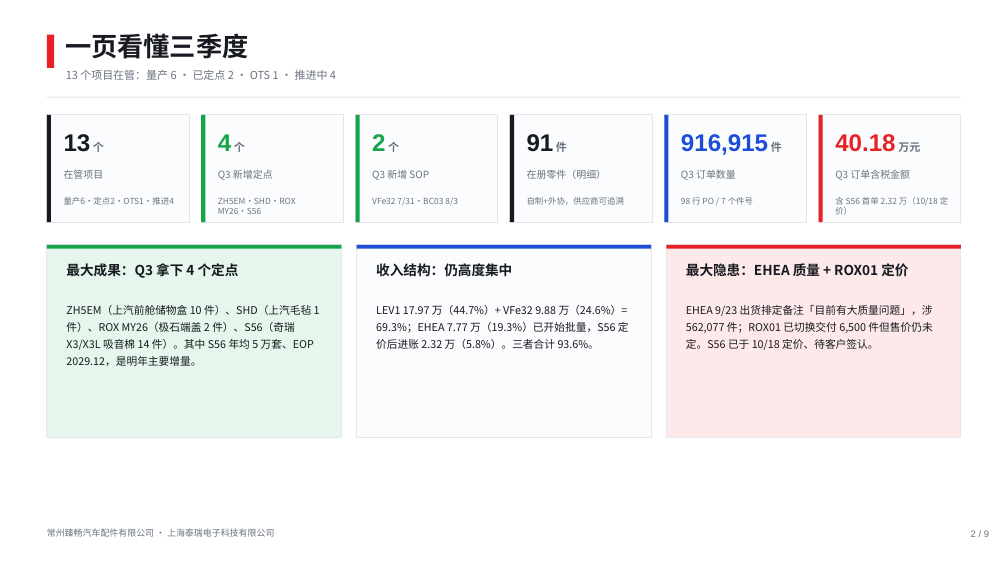
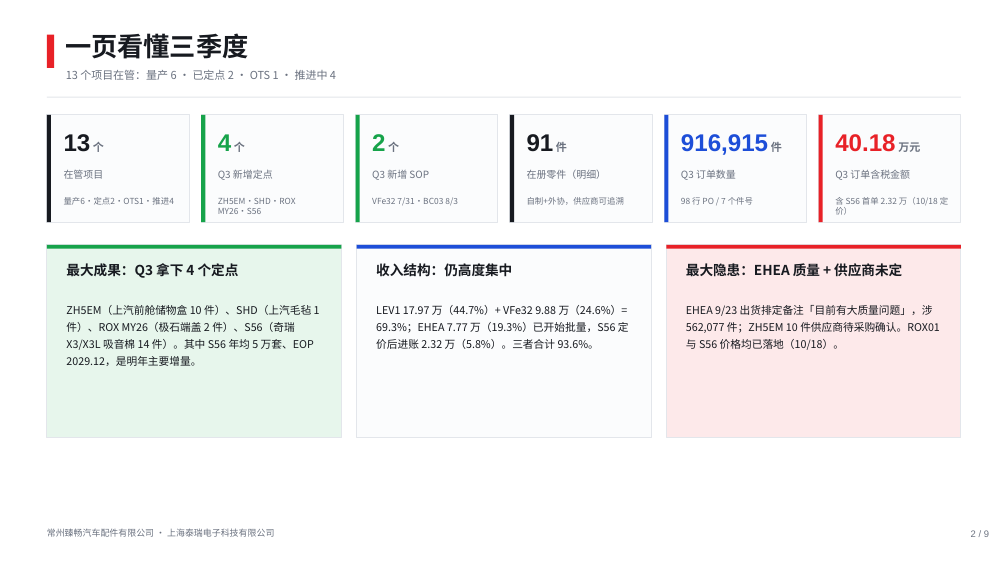
Before and after one commit to Ranmao-pinapple/team-dashboard, a slide deck: slide 2 of files/臻畅-2026Q3-项目汇报-浅色版-20261018.pptx. Drawn at 1008x567 pixels with LibreOffice and Linux fonts; fonts in the diff are those of the drawing. Boxes give left, top, right and bottom in pixels: in the first picture for what was removed or moved away, otherwise in the second. Text is boxed around its words. In the diff, an @@ line names an element or a change of style, - is before the commit and + after.

```diff
--- a/files/臻畅-2026Q3-项目汇报-浅色版-20261018.pptx
+++ b/files/臻畅-2026Q3-项目汇报-浅色版-20261018.pptx
@@ text at [686,261,902,279]: text changed @@
-最大隐患：EHEA 质量 + ROX01 定价
+最大隐患：EHEA 质量 + 供应商未定
@@ text at [686,305,940,350]: text changed @@
-EHEA 9/23 出货排定备注「目前有大质量问题」，涉 562,077 件；ROX01 已切换交付 6,500 件但售价仍未定。S56 已于 10/18 定价、待客户签认。
+EHEA 9/23 出货排定备注「目前有大质量问题」，涉 562,077 件；ZH5EM 10 件供应商待采购确认。ROX01 与 S56 价格均已落地（10/18）。
```
Also in this commit, not shown: 3 other slides changed, 3 other files.
